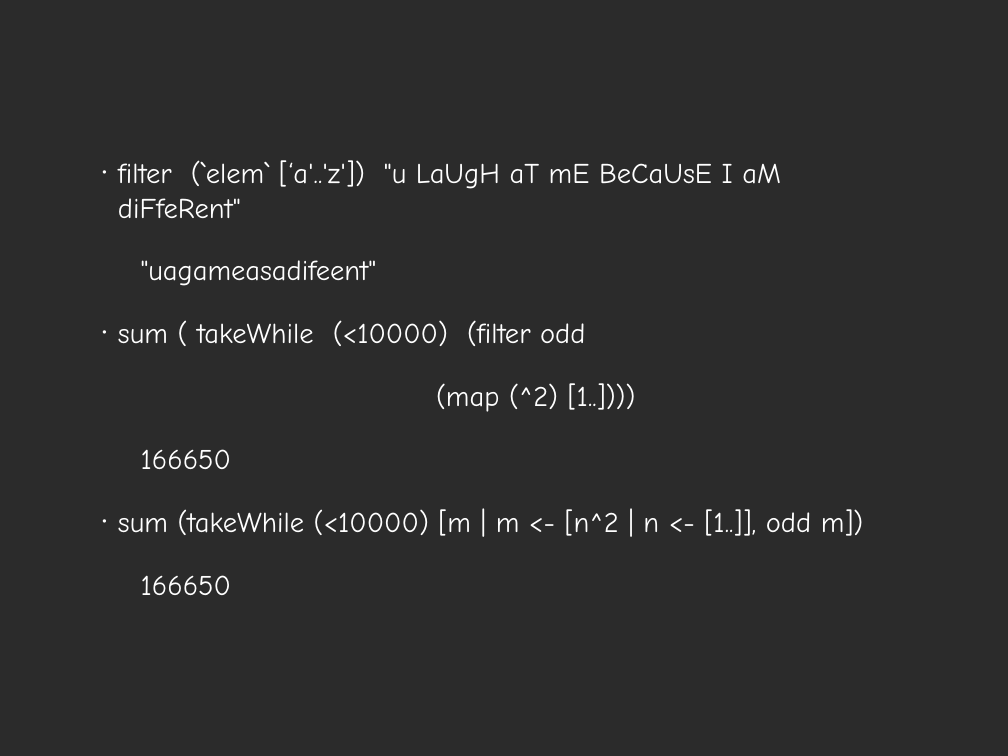
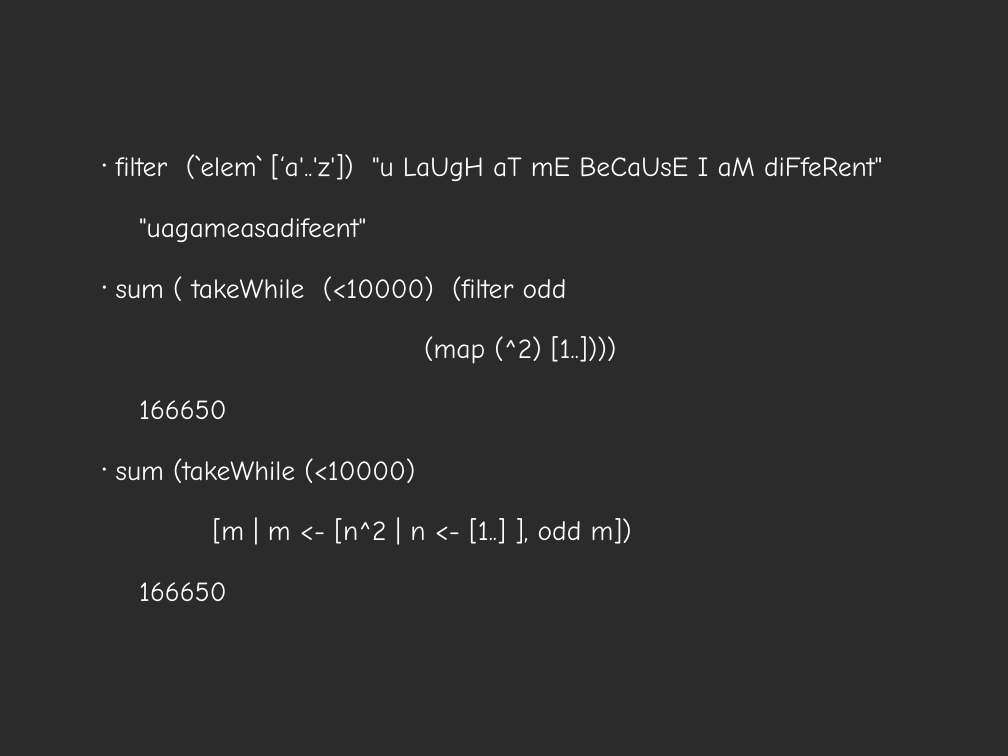
Before and after one commit to zhizhuwang/codekata, a slide deck: slide 27 of haskell/Haskell Basics.ppt. Drawn at 1008x756 pixels with LibreOffice and Linux fonts; fonts in the diff are those of the drawing; background and template pictures are left out; a plain dark background stands for a picture behind light text. Boxes give left, top, right and bottom in pixels: in the first picture for what was removed or moved away, otherwise in the second. Text is boxed around its words. In the diff, an @@ line names an element or a change of style, - is before the commit and + after.

```diff
--- a/haskell/Haskell Basics.ppt
+++ b/haskell/Haskell Basics.ppt
@@ text at [116, 154, 882, 601]: size 29 to 28 pt in "filter (`elem` [‘a'..'z']) "u LaUgH aT mE ...", ""uagameasadifeent"", "sum ( takeWhile (<10000) (filter odd", "(map (^2) [1..])))" and 2 more places; indent changed; less space between paragraphs @@
@@ text at [116, 458, 632, 544]: text changed; size 29 to 28 pt @@
-• sum (takeWhile (<10000) [m | m <- [n^2 | n <- [1..]], odd m])
+• sum (takeWhile (<10000)
+[m | m <- [n^2 | n <- [1..] ], odd m])
```
Also in this commit, not shown: 3 other slides changed, 6 other files.
